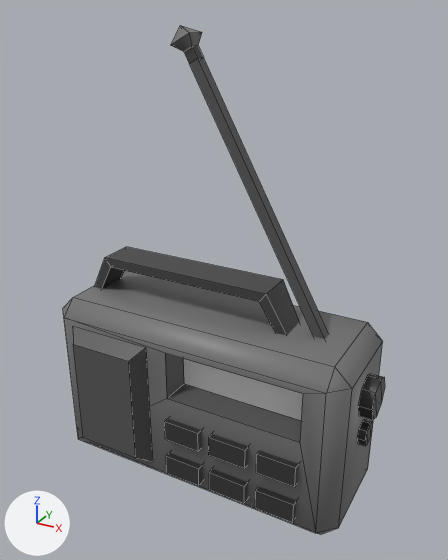
The FBX model Assets/Art/Models/Items/Functional/Generic/boombox.fbx, before and after one commit.
Before and after are seen from a 50 mm lens placed at (0.388, 0.298, 0.671), pointed at (0.003, 0.998, 0.32). Lighting does not change. The marker at lower left points along +X, +Y and +Z. Mesh edges are drawn as thin lines. Where no turn or scale is listed for an object, it has been applied to the vertices.

In view in the first picture: 'Boombox'.
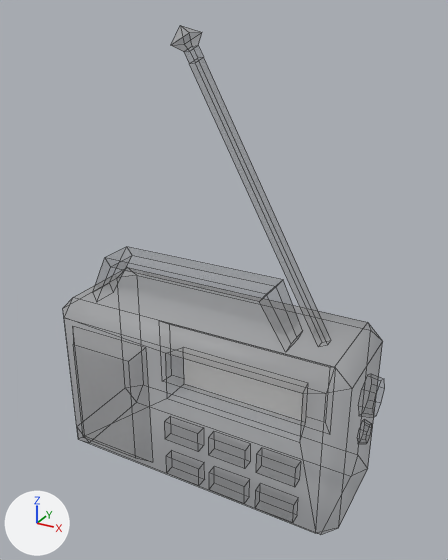
Boxes (x1, y1, x2, y2) around the edits, measured in the pictures (448 x 560 px):
'Boombox', surface changed, reshaped
    before: (63, 25, 385, 534)
    after: (183, 348, 308, 422)
part 1 of me_boombox, cut back
    before: (357, 374, 385, 446)
part 2 of me_boombox, recoloured
    before: (63, 25, 383, 534)

What changed in the scene script:
```text
Change img_palette05_png:
    img_palette05_png: load_image('Palette05.png', '../../../../Textures/Palette05.png', 256, 256, 'sRGB') -> load_image('Palette05.png', '../../../../Textures/Palette05.png', 256, 256, 'Non-Color')
Add mat_palette05_005:
    mat_palette05_005 = bpy.data.materials.new('Palette05.005')
    # uses the picture img_palette05_png
Change me_boombox:
    used by ob_boombox; location = (0.0, 1.0, 0.0)
    verts and faces of me_boombox; kept vertices keep their numbers, new ones are numbered from 161
    before: 1 (0.227, -0.017, 0.138) at pixel (365, 440), 3 (0.227, -0.012, 0.126) at pixel (365, 446), 5 (0.227, 0.0, 0.121) at pixel (367, 443), 7 (0.227, 0.012, 0.126) at pixel (370, 436), 9 (0.227, 0.017, 0.138) at pixel (372, 426)
    before: 11 (0.227, 0.012, 0.151) at pixel (372, 421), 13 (0.227, 0.0, 0.156) at pixel (370, 423), 15 (0.227, -0.012, 0.151) at pixel (367, 431), 17 (0.235, -0.03, 0.199) at pixel (372, 409), 19 (0.235, -0.021, 0.178) at pixel (372, 419)
    before: 21 (0.235, 0.0, 0.169) at pixel (376, 416), 23 (0.235, 0.021, 0.178) at pixel (381, 403), 25 (0.235, 0.03, 0.199) at pixel (385, 387), 27 (0.235, 0.021, 0.219) at pixel (384, 377), 29 (0.235, 0.0, 0.228) at pixel (381, 379)
    before: 31 (0.235, -0.021, 0.219) at pixel (375, 392)
    remove me_boombox.from_pydata(...)  # 161 vertices, 130 faces; spans x -0.245..0.235, y -0.111..0.104, z -0.001..0.65
    add me_boombox.from_pydata(...)  # 161 vertices, 126 faces; spans x -0.245..0.235, y -0.111..0.104, z -0.001..0.65
    me_boombox part 1
    add delete_faces([(1, 3, 5, 15), (17, 19, 21, 31), (7, 9, 11, 13), (5, 7, 13, 15), (23, 25, 27, 29), (21, 23, 29, 31)])
    add verts[1] = (0.227, -0.014, 0.138)  # moved
    add verts[17] = (0.235, -0.027, 0.199)  # moved
    add verts[3] = (0.227, -0.01, 0.128)  # moved
    add verts[5] = (0.227, 0.0, 0.124)  # moved
    add verts[21] = (0.235, 0.0, 0.172)  # moved
    add verts[7] = (0.227, 0.01, 0.128)  # moved
    add verts[9] = (0.227, 0.014, 0.138)  # moved
    add verts[25] = (0.235, 0.027, 0.199)  # moved
    add verts[11] = (0.227, 0.01, 0.149)  # moved
    add verts[13] = (0.227, 0.0, 0.153)  # moved
    add verts[29] = (0.235, 0.0, 0.225)  # moved
    add verts[15] = (0.227, -0.01, 0.149)  # moved
    add verts[19] = (0.235, -0.019, 0.179)  # moved
    add verts[23] = (0.235, 0.019, 0.179)  # moved
    add verts[27] = (0.235, 0.019, 0.218)  # moved
    add verts[31] = (0.235, -0.019, 0.218)  # moved
    add faces += [(17, 19, 21, 23, 25, 27, 29, 31), (1, 3, 5, 7, 9, 11, 13, 15)]  # mat_palette05_005
    me_boombox part 2: 123 faces spanning x -0.245..0.235, y -0.111..0.104, z -0.001..0.65 switch from mat_palette05 (picture img_palette05_png) to mat_palette05_005
```
